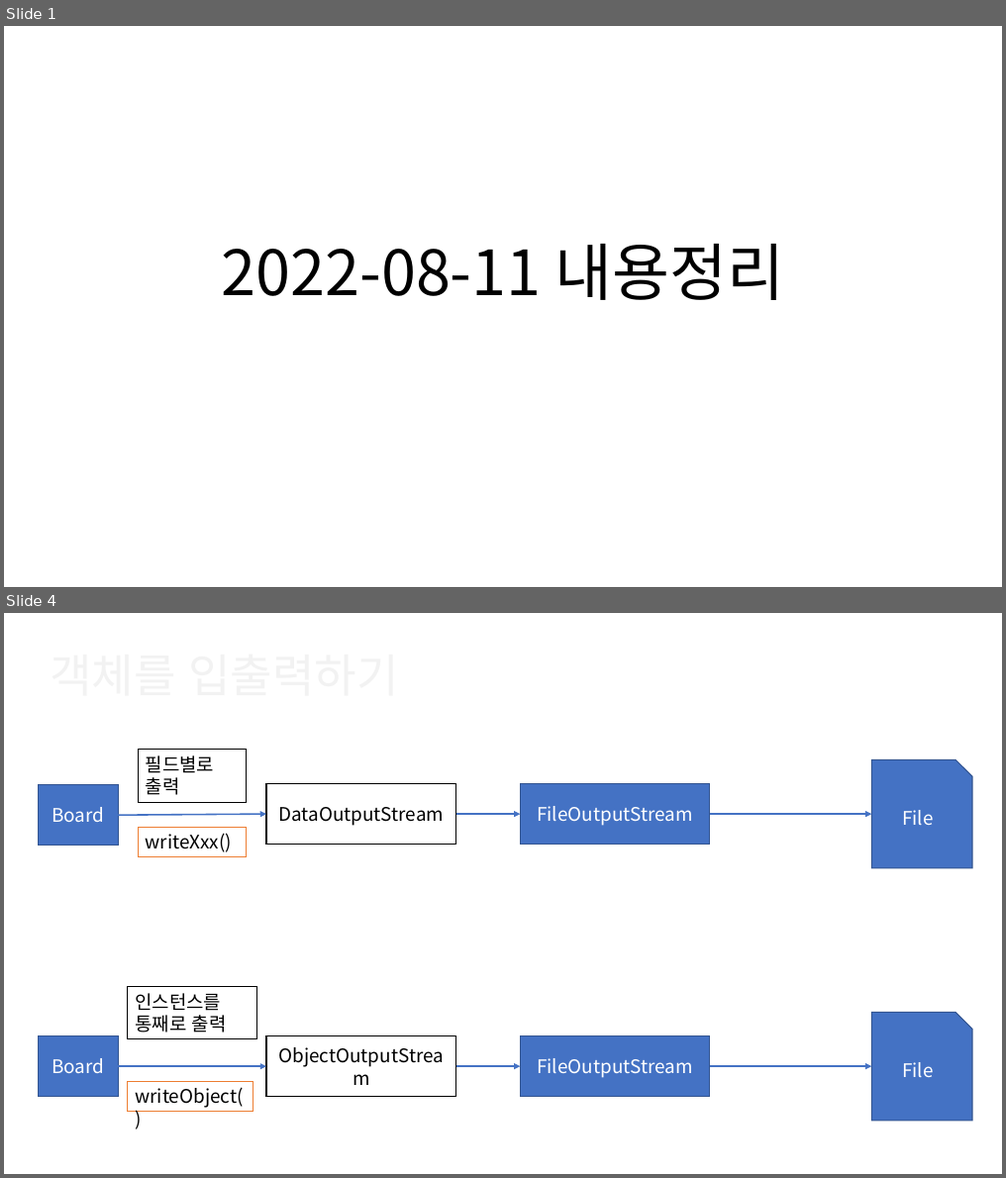
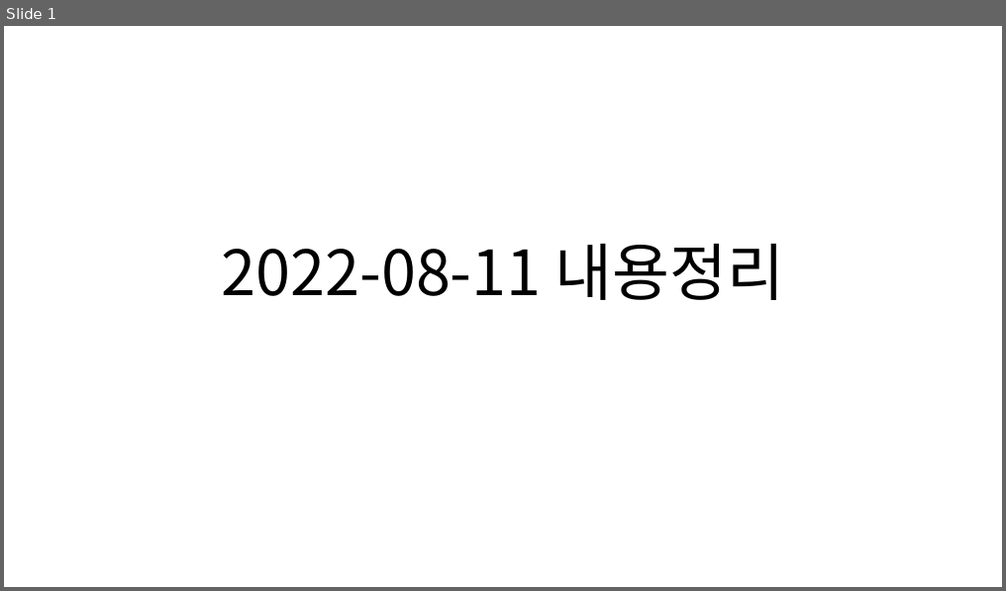
Before and after one commit to Dingadung/2022-study-workspace, a slide deck: study-note/자바/2022-08-11 내용정리.pptx. Shown one above the other, each under a label of ours: slides 1 and 4 before the commit, slide 1 after it; the slides between them are not shown. The pictures are 1006x1178 and 1006x591 pixels, drawn with LibreOffice and Linux fonts; fonts in the diff are those of the drawing. Boxes give left, top, right and bottom in pixels: in the first picture for what was removed or moved away, otherwise in the second. Text is boxed around its words. In the diff, an @@ line names an element or a change of style, - is before the commit and + after.

```diff
--- a/study-note/자바/2022-08-11 내용정리.pptx
+++ b/study-note/자바/2022-08-11 내용정리.pptx
@@ slide 4 removed at (4,613,1002,1174), background #FFFFFF @@
@@ rectangle removed at (138,750,247,802) @@
-필드별로 출력
@@ snip rect removed at (871,760,972,868) @@
-File
@@ rectangle removed at (38,785,118,845) @@
-Board
@@ rectangle removed at (266,783,456,844) @@
-DataOutputStream
@@ rectangle removed at (521,783,710,844) @@
-FileOutputStream
@@ arrow removed from (118, 815) to (266, 814) @@
@@ arrow removed from (456, 814) to (521, 814) @@
@@ arrow removed from (710, 814) to (871, 814) @@
@@ rectangle removed at (138,827,247,858) @@
-writeXxx()
@@ rectangle removed at (128,986,256,1040) @@
-인스턴스를 통째로 출력
@@ snip rect removed at (871,1013,972,1121) @@
-File
@@ rectangle removed at (38,1037,118,1096) @@
-Board
@@ rectangle removed at (266,1037,456,1096) @@
-ObjectOutputStream
@@ rectangle removed at (521,1037,710,1096) @@
-FileOutputStream
@@ arrow removed from (118, 1066) to (266, 1066) @@
@@ rectangle removed at (128,1081,253,1112) @@
-writeObject()
@@ arrow removed from (456, 1066) to (521, 1066) @@
@@ arrow removed from (710, 1066) to (871, 1066) @@
```
Also in this commit, not shown: 2 slides changed, 7 slides added, 5 other slides removed, 3 other files.
